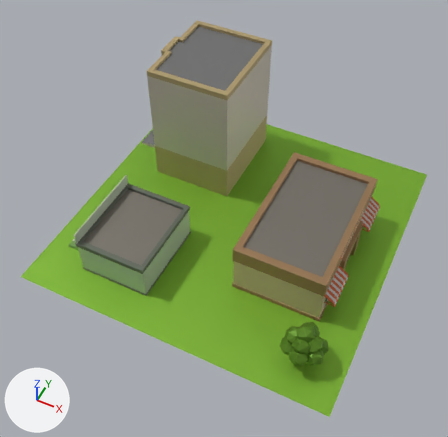
The glTF model js/clusters/remix-mixed-neighborhood.glb: old version first, new version second.
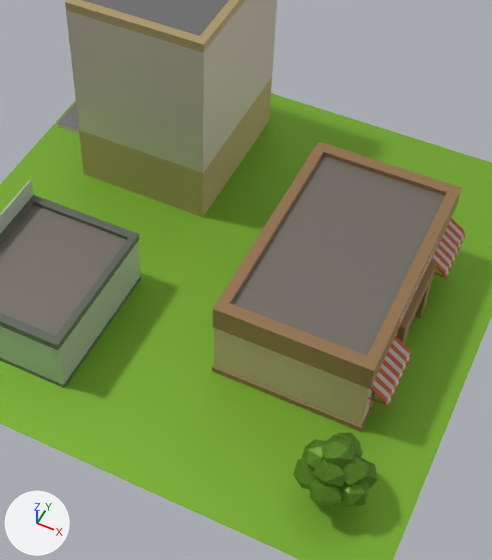
Each version is shown whole from a camera (50 mm lens) standing at (32.6, -59.5, 61.5) and looking at (10.0, -14.3, 5.0), then close up on the part from 24% to 88% of the width and 16% to 91% of the height. Lighting does not change. The marker at lower left points along +X, +Y and +Z. The first two pictures are the older version. Where no turn or scale is listed for an object, it has been applied to the vertices.

In view in the first close-up: 'Building Sky_small_color01_Cube.028', 'Building_Coffee Shop_Cube.010', 'Building_Gift Shop_Cube.007', 'Natures_Big Tree_Mesh.008', 'Natures_Grass Tile_Plane.010'.
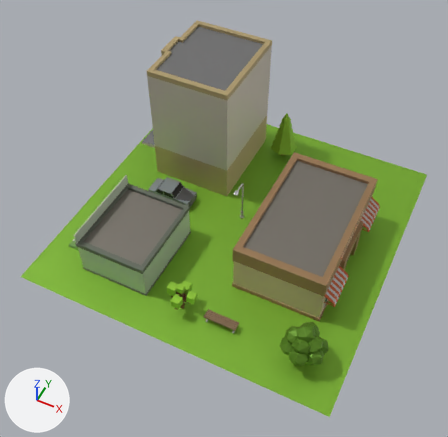
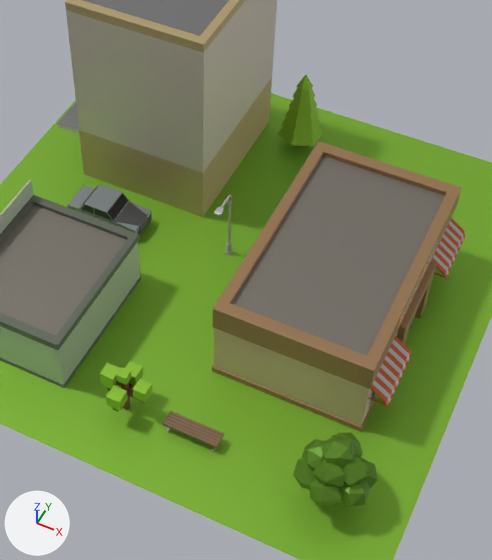
Changed parts and their boxes [x1, y1, x2, y2] in the close-ups (492 x 560 px):
'Vehicle_Car_Cube.050', added: after [68, 184, 152, 236]
'Natures_Fir Tree_Cylinder.004', added (green): after [277, 75, 323, 147]
'Natures_Cube Tree_Cube.017', added (green): after [100, 361, 152, 412]
'Props_Bench_1_Cube.023', added (brown): after [163, 411, 224, 453]
'Props_Street Light_Cube.044', added: after [214, 195, 232, 255]

Patch to the scene script:
```diff
--- a/js/clusters/remix-mixed-neighborhood.glb.py
+++ b/js/clusters/remix-mixed-neighborhood.glb.py
@@ img_image_5 @@
+img_image_5 = load_image('Image_5', '_unpacked/Image_5', 512, 512, 'sRGB')
@@ img_image_4 @@
+img_image_4 = load_image('Image_4', '_unpacked/Image_4', 512, 512, 'sRGB')
@@ mat_props_trafficprops @@
+mat_props_trafficprops = principled_material('Props_TrafficProps')
+mat_props_trafficprops.texture = img_image_5
+mat_props_trafficprops.metallic = 0.5
@@ mat_car @@
+mat_car = principled_material('Car')
+mat_car.texture = img_image_4
+mat_car.metallic = 0.5
@@ me_mesh_9 @@
+me_mesh_9.from_pydata(...)  # a box spanning x -1.77..-1.61, y -0.08..0.08, z 0.15..0.73; a box spanning x -1.77..-1.61, y -0.55..0.56, z 0.0..0.16; a box spanning x 1.62..1.78, y -0.55..0.56, z 0.0..0.16; a box spanning x 1.62..1.78, y -0.08..0.08, z 0.15..0.73; a box spanning x -2.0..2.0, y -0.56..0.56, z 0.72..0.92
+me_mesh_9.materials.append(mat_props_trafficprops)  # picture img_image_5
@@ me_mesh_8 @@
+me_mesh_8.from_pydata(...)  # 76 vertices, 144 faces; spans x -0.3..0.3, y -2.27..0.26, z 0.0..6.43
+me_mesh_8.materials.append(mat_props_trafficprops)  # picture img_image_5
@@ me_mesh_7 @@
+me_mesh_7.from_pydata(...)  # 96 vertices, 184 faces; spans x -1.7..1.7, y -1.96..1.96, z 0.0..7.35
+me_mesh_7.materials.append(mat_defaultmaterial)  # picture img_image_0
@@ me_mesh_6 @@
+me_mesh_6.from_pydata(...)  # 136 vertices, 244 faces; spans x -1.57..1.83, y -1.62..1.58, z 0.0..4.03
+me_mesh_6.materials.append(mat_defaultmaterial)  # picture img_image_0
@@ me_mesh_5 @@
+me_mesh_5.from_pydata(...)  # 396 vertices, 744 faces; spans x -3.35..2.97, y -1.48..1.48, z 0.0..2.19
+me_mesh_5.materials.append(mat_car)  # picture img_image_4
@@ ob_props_bench_1_cube_023 @@
+ob_props_bench_1_cube_023 = bpy.data.objects.new('Props_Bench_1_Cube.023', me_mesh_9)
+ob_props_bench_1_cube_023.location = (15.0, -25.0, 0.0)
@@ ob_props_street_light_cube_044 @@
+ob_props_street_light_cube_044 = bpy.data.objects.new('Props_Street Light_Cube.044', me_mesh_8)
+ob_props_street_light_cube_044.location = (10.0, -9.0, 0.0)
@@ ob_natures_fir_tree_cylinder_004 @@
+ob_natures_fir_tree_cylinder_004 = bpy.data.objects.new('Natures_Fir Tree_Cylinder.004', me_mesh_7)
+ob_natures_fir_tree_cylinder_004.location = (10.0, 5.0, 0.0)
@@ ob_natures_cube_tree_cube_017 @@
+ob_natures_cube_tree_cube_017 = bpy.data.objects.new('Natures_Cube Tree_Cube.017', me_mesh_6)
+ob_natures_cube_tree_cube_017.location = (9.87, -24.98, 0.0)
@@ ob_vehicle_car_cube_050 @@
+ob_vehicle_car_cube_050 = bpy.data.objects.new('Vehicle_Car_Cube.050', me_mesh_5)
+ob_vehicle_car_cube_050.location = (0.19, -10.0, 0.0)
```
